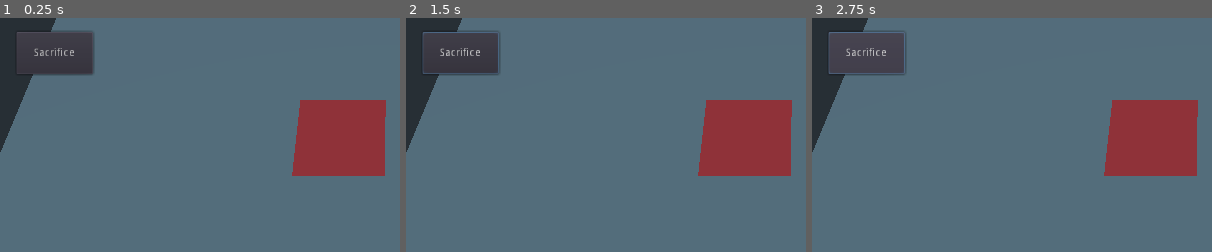
Above: before the commit, frames 1-3 (left to right).
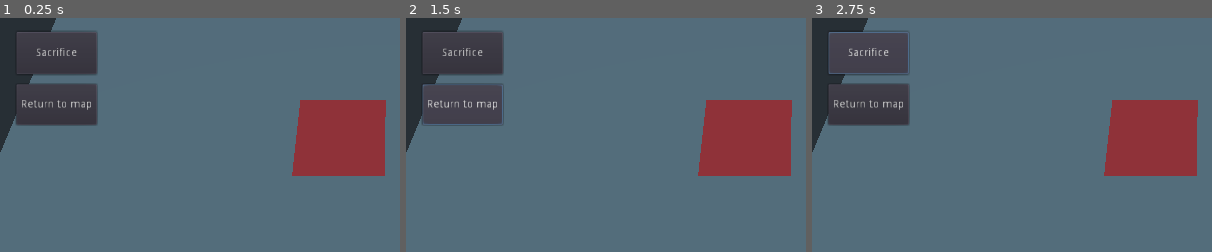
Above: after the commit, the same moments.

Repository: tpgame-spbstu/Tabletop-roguelike
Game: Godot game, scene res://Sacrifice_location/sacrifice_location.tscn
Two runs of this game, one before a commit and one after it. Both use one fixed random seed, a clock stepped at 60 frames per second and the inputs below. This scene is started directly instead of the project's main scene.
Inputs (mouse positions are % of the whole screen's width and height, from its top left):
- Up to frame 1 (0.25 s): no input
- Up to frame 2 (1.5 s): click "Sacrifice" at 0.5 s; click (7, 18) at 1.25 s, where only the run after the commit has a clickable "Return to map"
- Up to frame 3 (2.75 s): click "Sacrifice" at 2 s
The pictures show only the part of the screen within x 0-50%, y 0-50%; the shares and areas given below are measured in that part.

The runs differ from the first frame. In frame 1, 3.9% of the frame differs, in the area x 4-25%, y 5-47%; in frame 2, 4.1%; in frame 3, 3.9%.
Error before the commit: Parse Error: Couldn't load the base class: res://location.gd (res://Sacrifice_location/sacrifice_location.gd:1)
Error after the commit: Invalid get index 'cards' (on base: 'Nil'). (res://Sacrifice_location/sacrifice_location.gd:124)

Commit message:
Поправил логику жертвований символов, добавил точку на мапе (loc2) #63

Diff:
--- a/Map/Location/location.tscn
+++ b/Map/Location/location.tscn
@@ -1,6 +1,6 @@
 [gd_scene load_steps=2 format=2]
 
-[ext_resource path="res://location.gd" type="Script" id=1]
+[ext_resource path="res://Map/Location/location.gd" type="Script" id=1]
 
 [node name="location" type="Spatial"]
 script = ExtResource( 1 )
--- a/Sacrifice_location/sacrifice_location.gd
+++ b/Sacrifice_location/sacrifice_location.gd
@@ -1,4 +1,4 @@
-extends "res://location.gd"
+extends "res://Map/Location/location.gd"
 
 onready var deck = $deck;
 onready var card_scene = preload("res://Card/card.tscn")
@@ -18,6 +18,7 @@
 
 func initialize(deck_config, inventory_config, params : Dictionary):
 	.initialize(deck_config, inventory_config, params)
+	$Camera.make_current()
 	self.fill_deck()
 	pass
 
@@ -84,11 +85,15 @@
 				pass
 
 func choice_symbol_to_move(card_config):
+	var symbols = []
 	for symb_name in card_config.common_symbols.keys():
-		# заглушка
 		if(card_config.common_symbols[symb_name].can_be_transferred):
-			return card_config.common_symbols[symb_name]
-	return null
+			symbols.append(card_config.common_symbols[symb_name])
+			# return card_config.common_symbols[symb_name]
+	for symb_name in card_config.mod_symbols.keys():
+		if(card_config.mod_symbols[symb_name].can_be_transferred):
+			symbols.append(card_config.mod_symbols[symb_name])
+	return symbols
 
 func get_symbols_by_card(card):
 	return card.get_node("card_visuals/Viewport/card_visuals_2d").get_node("Symbols").get_children()
@@ -96,16 +101,18 @@
 var symbol_script = preload("res://Card/card_visuals_2d.gd")
 
 func move_symbols(config_from, config_to):
-	var symbol = choice_symbol_to_move(config_from)
-	config_from.common_symbols.erase(symbol.symbol_name)
-	config_to.mod_symbols[symbol.symbol_name] = symbol
+	var symbols = choice_symbol_to_move(config_from)
+	for symbol in symbols:
+		config_from.common_symbols.erase(symbol.symbol_name)
+		config_to.mod_symbols[symbol.symbol_name] = symbol
 
-	# move symbols on real map
-	symbol = choice_symbol_to_move(card_on_from)
-	card_on_from.common_symbols.erase(symbol.symbol_name)
-	card_on_to.mod_symbols[symbol.symbol_name] = symbol
-	card_on_from.card_visuals_2d.update_to_card(card_on_from)
-	card_on_to.card_visuals_2d.update_to_card(card_on_to)
+		# move symbols on real map
+	symbols = choice_symbol_to_move(card_on_from)
+	for symbol in symbols:
+		card_on_from.common_symbols.erase(symbol.symbol_name)
+		card_on_to.mod_symbols[symbol.symbol_name] = symbol
+		card_on_from.card_visuals_2d.update_to_card(card_on_from)
+		card_on_to.card_visuals_2d.update_to_card(card_on_to)
 
 	card_on_from.queue_free()
 	self.deck_config.cards.erase(config_from)
@@ -124,3 +131,6 @@
 
 	move_symbols(config_on_from, config_on_to)
 	pass
+
+func _on_Return_to_map_pressed():
+	emit_signal("return_to_map", true)
--- a/Sacrifice_location/sacrifice_location.tscn
+++ b/Sacrifice_location/sacrifice_location.tscn
@@ -82,16 +82,27 @@
 mesh = SubResource( 9 )
 material/0 = null
 
-[node name="Button" type="Button" parent="."]
+[node name="Sacrifice" type="Button" parent="."]
 margin_left = 21.0
 margin_top = 18.0
-margin_right = 119.0
+margin_right = 124.0
 margin_bottom = 72.0
 text = "Sacrifice"
 __meta__ = {
 "_edit_use_anchors_": false
 }
 
+[node name="Return_to_map" type="Button" parent="."]
+margin_left = 21.0
+margin_top = 85.0
+margin_right = 124.0
+margin_bottom = 137.0
+text = "Return to map"
+__meta__ = {
+"_edit_use_anchors_": false
+}
+
 [connection signal="input_event" from="cell_from/Area_1" to="." method="_on_Area_1_input_event"]
 [connection signal="input_event" from="cell_to/Area_2" to="." method="_on_Area_2_input_event"]
-[connection signal="pressed" from="Button" to="." method="_on_Button_pressed"]
+[connection signal="pressed" from="Sacrifice" to="." method="_on_Button_pressed"]
+[connection signal="pressed" from="Return_to_map" to="." method="_on_Return_to_map_pressed"]
--- a/game_load_manager.gd
+++ b/game_load_manager.gd
@@ -7,10 +7,11 @@
 	var MapLocation = preload("res://Map/Location/map_location.gd")
 
 	var fight_scene : String = "res://Fight/fight_location.tscn"
+	var sacrifice_scene : String = "res://Sacrifice_location/sacrifice_location.tscn"
 	var loc5 = MapLocation.new(fight_scene, {"shuffle_seed": 5}, Vector2(-1, 1))
 	var loc4 = MapLocation.new(fight_scene, {"shuffle_seed": 1}, Vector2(-1, 3))
 	var loc3 = MapLocation.new(fight_scene, {"shuffle_seed": 1337}, Vector2(1, 2))
-	var loc2 = MapLocation.new(fight_scene, {"shuffle_seed": 1337}, Vector2(1, 1))
+	var loc2 = MapLocation.new(sacrifice_scene, {}, Vector2(1, 1))
 	var loc1 = MapLocation.new("", {}, Vector2(0, 0))
 
 	# creating the graph `vertex`: [`available_vertexes`]
--- a/project.godot
+++ b/project.godot
@@ -46,10 +46,6 @@
 GameSettings="*res://game_settings.gd"
 SymbolManager="*res://Symbols/symbol_manager.gd"
 
-[global]
-
-batching=true
-
 [physics]
 
 common/enable_pause_aware_picking=true
